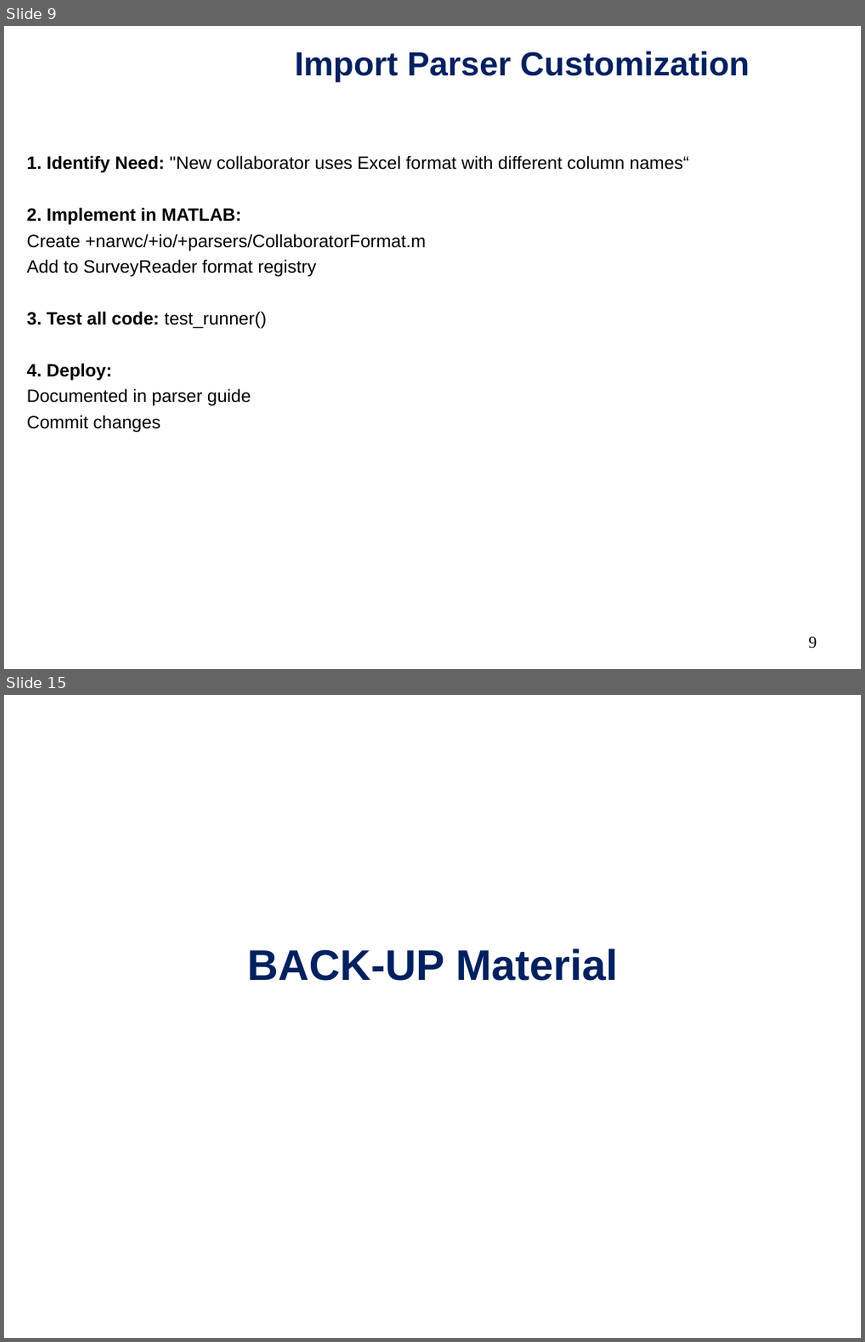
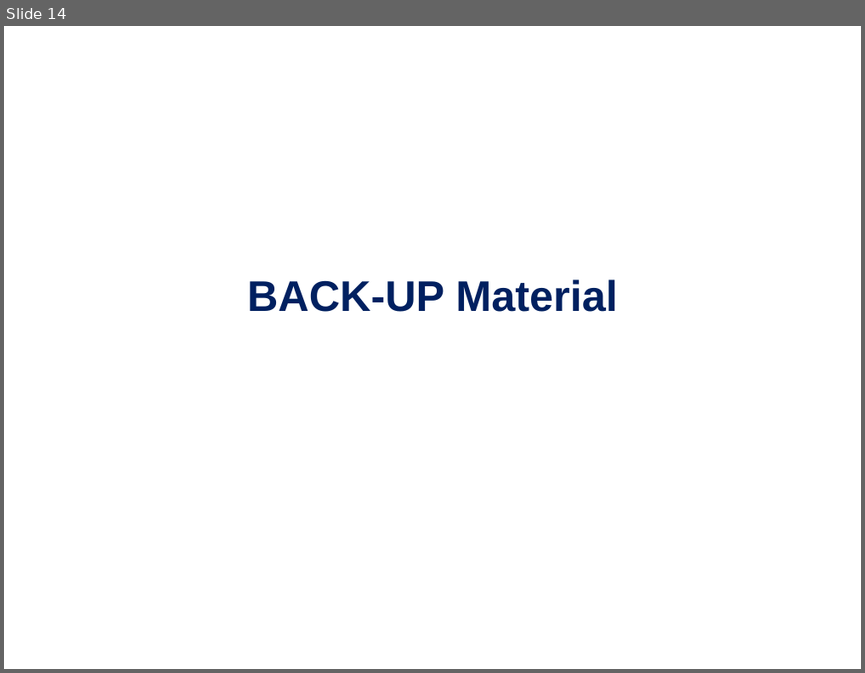
Before and after one commit to bethanylroberts/test-project, a slide deck: pub/NARWCDB-progress_report-20251112.ppt. Shown one above the other, each under a label of ours: slides 9 and 15 before the commit, slide 14 after it; the slides between them are not shown. The pictures are 865x1342 and 865x673 pixels, drawn with LibreOffice and Linux fonts; fonts in the diff are those of the drawing; background and template pictures are left out. Boxes give left, top, right and bottom in pixels: in the first picture for what was removed or moved away, otherwise in the second. Text is boxed around its words. In the diff, an @@ line names an element or a change of style, - is before the commit and + after.

```diff
--- a/pub/NARWCDB-progress_report-20251112.ppt
+++ b/pub/NARWCDB-progress_report-20251112.ppt
@@ slide 9 removed at box(4, 26, 861, 669), background #FFFFFF @@
@@ title removed at box(295, 51, 749, 82) @@
-Import Parser Customization
@@ text removed at box(27, 155, 689, 431) @@
-1. Identify Need: "New collaborator uses Excel format with different column names“
-2. Implement in MATLAB:
-Create +narwc/+io/+parsers/CollaboratorFormat.m
-Add to SurveyReader format registry
-3. Test all code: test_runner()
-4. Deploy:
-Documented in parser guide
-Commit changes
@@ page number removed at box(808, 636, 817, 648) @@
-9
@@ what was slide 15 is now slide 14 @@
```
Also in this commit, not shown: 8 slides changed, 5 slides added, 10 other slides removed, 1 other file.
